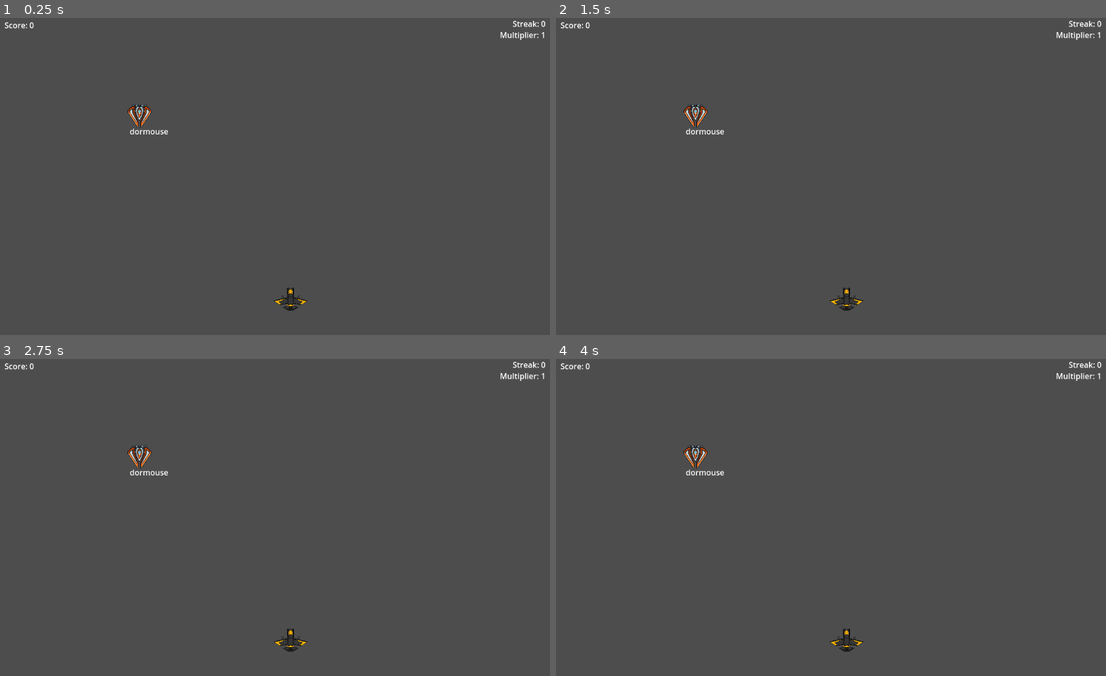
Above: before the commit, frames 1-4 (two rows, left to right).
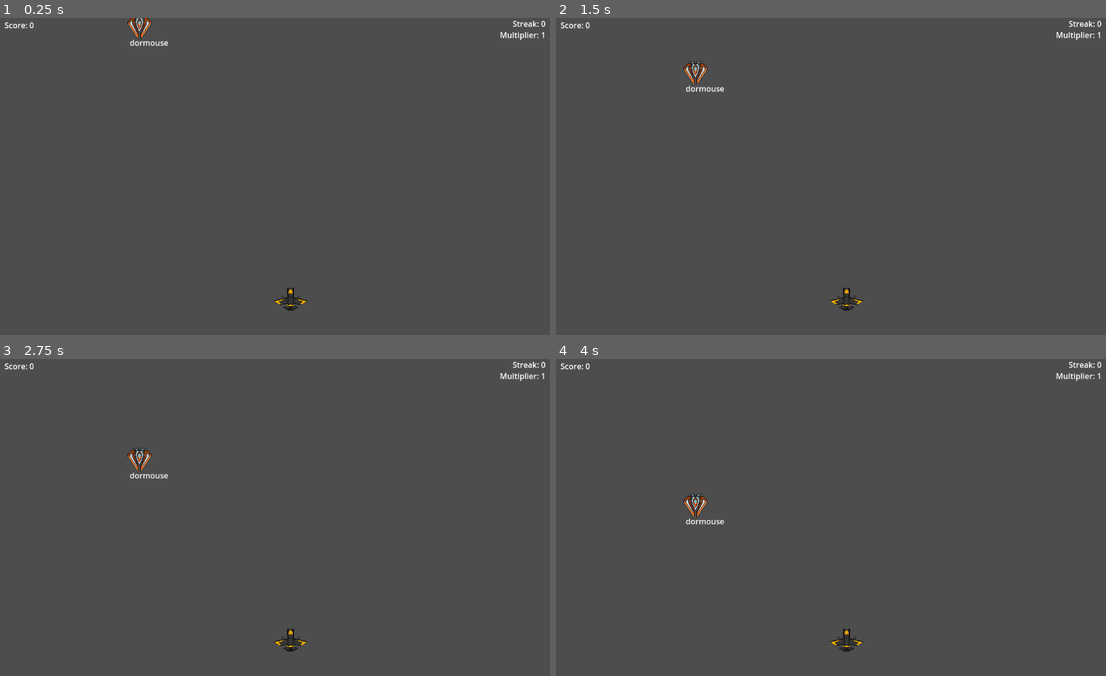
Above: after the commit, the same moments.

Repository: emilabraham/SimpleType
Game: Godot game, scene res://main.tscn
Two runs of this game, one before a commit and one after it. Both use one fixed random seed, a clock stepped at 60 frames per second and the inputs below. The engine's default icon, where the game draws it, is replaced by a stand-in: a white triangle on a blue panel in a dark square.
Inputs:
- Up to frame 1 (0.25 s): no input
- Up to frame 2 (1.5 s): tap Enter at 0.5 s
- Up to frame 3 (2.75 s): no input
- Up to frame 4 (4 s): no input

The runs differ from the first frame. In frame 1, 0.5% of the frame differs, in the area x 23-31%, y 0-37%; in frame 2, 0.5%, in the area x 23-31%, y 13-37%; in frame 3, 0.3%; in frame 4, 0.5%.

Commit message:
moving enemies

Diff:
--- a/Enemy1.gd
+++ b/Enemy1.gd
@@ -3,13 +3,22 @@
 var dictionary = []
 var sprite
 var text
+var speed = 0.1
+var starting_position
+var goal_position
 
 # Called when the node enters the scene tree for the first time.
 func _ready():
 	add_to_group("enemies")
-	set_position(Vector2(randi_range(100, 1000), 200))
+	set_position(Vector2(randi_range(100, 1000), 0))
+	starting_position = position
+	goal_position = Vector2(position.x, 750)
 	sprite = get_node("Enemy1Sprite")
 	text = get_node("Enemy1Text")
+
+# Called every frame. 'delta' is the elapsed time since the previous frame.
+func _process(delta):
+	move(delta)
 
 func remove_word():
 	remove_from_group("enemies")
@@ -23,6 +32,6 @@
 func toggle_deleting():
 	text.toggle_deleting()
 
-# Called every frame. 'delta' is the elapsed time since the previous frame.
-func _process(_delta):
-	pass
+func move(delta):
+	var enemy1_vector = (goal_position - starting_position) * speed
+	var collision = move_and_collide(enemy1_vector * delta)
--- a/main.gd
+++ b/main.gd
@@ -27,3 +27,4 @@
 
 func _on_destroy_enemy():
 	spawn_word()
+	spawn_word()
